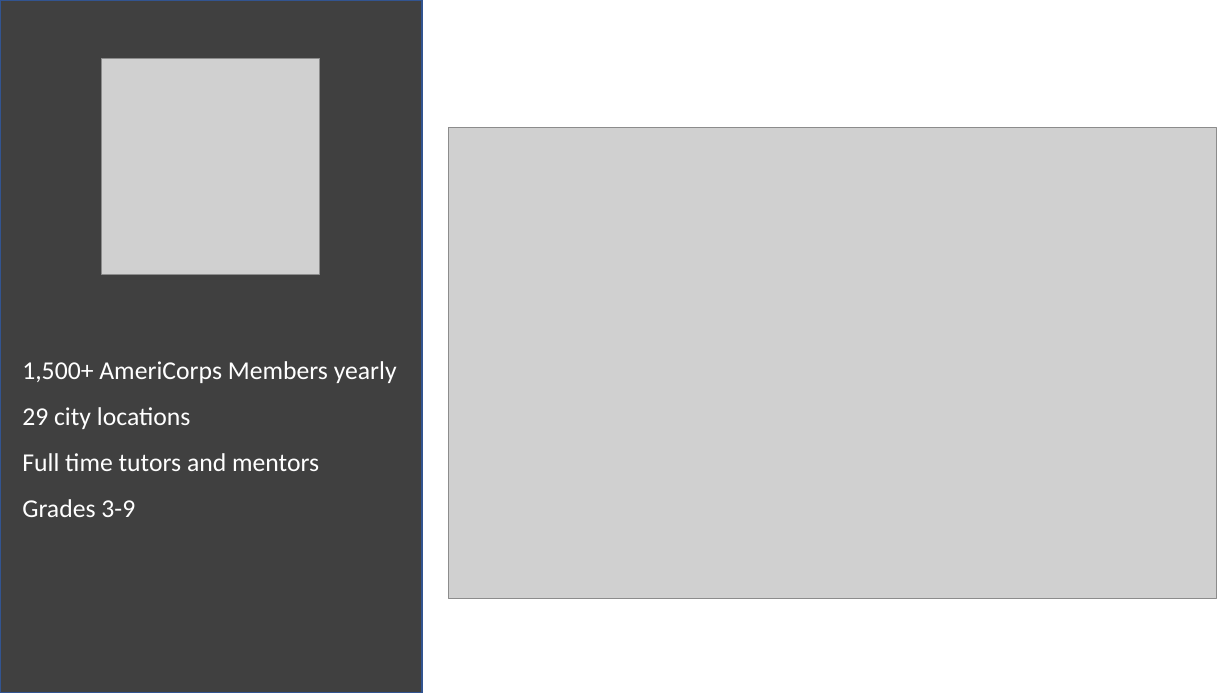
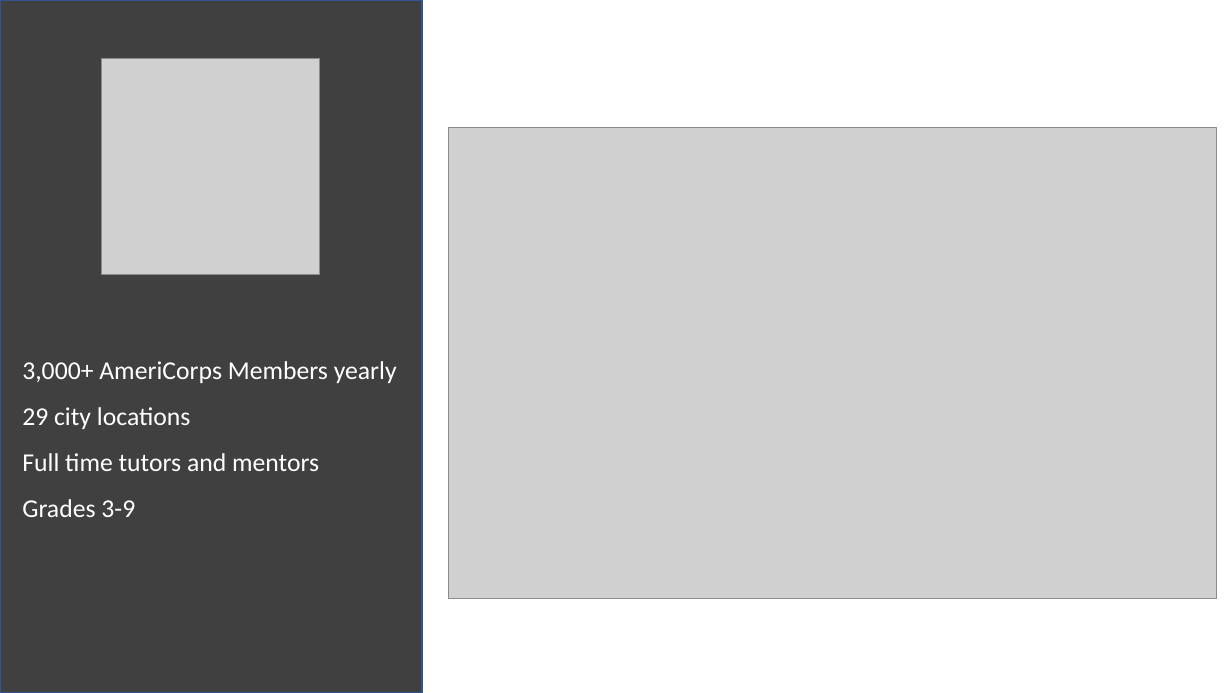
Before and after one commit to chrisluedtke/talks, a slide deck: slide 2 of 2018-06-14-ChiPy/Presentation.pptx. Drawn at 1232x693 pixels with LibreOffice and Linux fonts; fonts in the diff are those of the drawing; grey boxes stand for pictures. Boxes give left, top, right and bottom in pixels: in the first picture for what was removed or moved away, otherwise in the second. Text is boxed around its words. In the diff, an @@ line names an element or a change of style, - is before the commit and + after.

```diff
--- a/2018-06-14-ChiPy/Presentation.pptx
+++ b/2018-06-14-ChiPy/Presentation.pptx
@@ text at [22, 361, 397, 383]: text changed @@
-1,500+ AmeriCorps Members yearly
+3,000+ AmeriCorps Members yearly
```
Also in this commit, not shown: 6 other slides changed.
